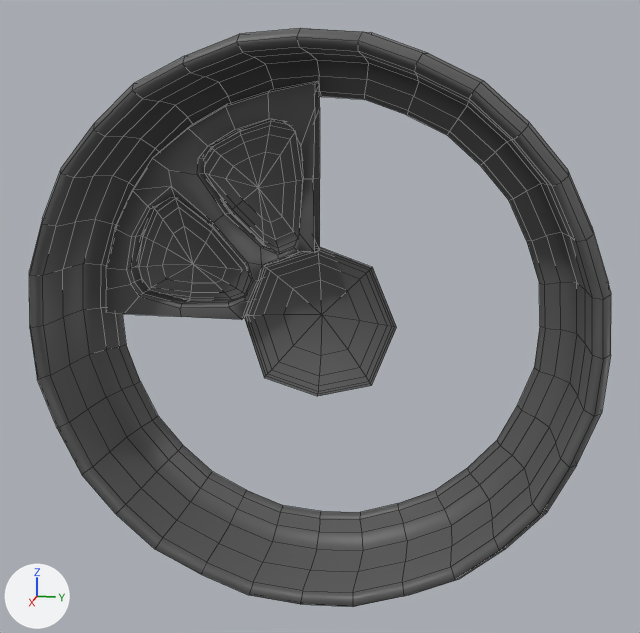
Before and after pictures for a commit that changed the FBX model VANHASSEL_CLARA/MESHES/SM_rosace.fbx.
Camera for both pictures: a camera (50 mm lens) standing at (3.35, 0.7, 1.98) and looking at (-0.02, 0.03, 1.14). Arrows for +X, +Y and +Z are at lower left; the lights stay in place. Mesh edges are drawn as thin lines. Where no turn or scale is listed for an object, it has been applied to the vertices.

The first picture shows 'SM_rosace'.
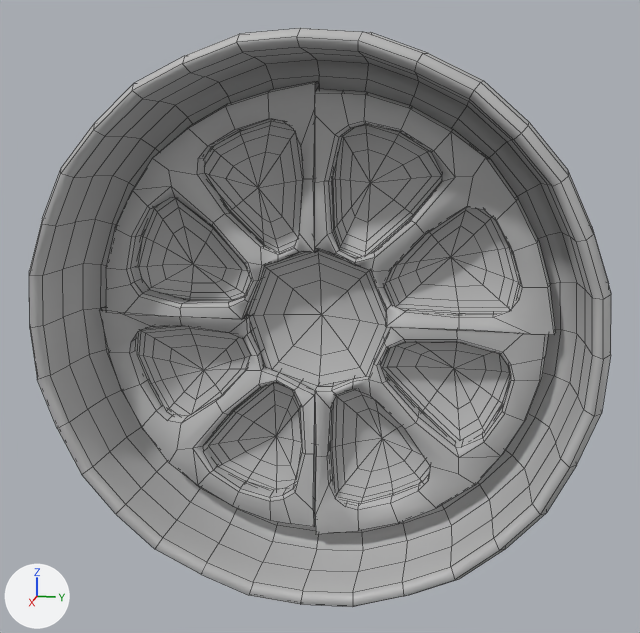
The newer file is also turned or shifted as a whole; pictures and numbers use the older file's frame.

Boxes (x1, y1, x2, y2) around the edits, measured in the pictures (640 x 633 px):
part 1 of me_mesh, added
    after: (208, 382, 302, 490)
part 2 of me_mesh, added
    after: (329, 389, 430, 503)
part 3 of me_mesh, added
    after: (384, 207, 520, 314)
part 4 of me_mesh, added
    after: (315, 88, 556, 335)
part 5 of me_mesh, added
    after: (382, 342, 511, 442)
part 6 of me_mesh, added
    after: (332, 124, 442, 258)
part 7 of me_mesh, added
    after: (99, 307, 316, 527)
part 8 of me_mesh, added
    after: (135, 326, 251, 416)
part 9 of me_mesh, added
    after: (315, 327, 548, 534)
part 10 of me_mesh, recoloured
    both: (29, 28, 611, 607)

The change, as a diff of the scene's bpy script:
```diff
--- a/VANHASSEL_CLARA/MESHES/SM_rosace.fbx.py
+++ b/VANHASSEL_CLARA/MESHES/SM_rosace.fbx.py
@@ mat_texture @@
+mat_texture = principled_material('TEXTURE')
+mat_texture.base_color = (0.5, 0.5, 0.5)  # grey #bcbcbc
@@ me_mesh @@
 # used by ob_sm_rosace; location = (0.0, 0.0, 0.0)
-me_mesh.from_pydata(...)  # 709 vertices, 699 faces; spans x -0.24..0.24, y -1.13..1.13, z -0.03..2.23
+me_mesh.from_pydata(...)  # 1537 vertices, 1500 faces; spans x -0.24..0.24, y -1.13..1.13, z -0.03..2.23
+# me_mesh part 1: the loose piece of 61 vertices spanning x -0.2..-0.11, y -0.81..-0.25, z 1.14..1.63 is copied, and the copy is turned 89.5 degrees about the x axis through its middle, then moved by (0.0, 0.24, -0.81), in mat_texture (grey #bcbcbc); it spans x -0.2..-0.11, y -0.53..-0.05, z 0.29..0.85
+# me_mesh part 2: the loose piece of 61 vertices spanning x -0.2..-0.11, y -0.81..-0.25, z 1.14..1.63 is copied, and the copy is turned 134.9 degrees about the x axis through its middle, then moved by (0.0, 0.72, -0.85), in mat_texture (grey #bcbcbc); it spans x -0.2..-0.11, y 0.04..0.53, z 0.29..0.84
+# me_mesh part 3: the loose piece of 61 vertices spanning x -0.2..-0.11, y -0.81..-0.25, z 1.14..1.63 is copied, and the copy is turned -135.1 degrees about the x axis through its middle, then moved by (0.0, 1.1, -0.1), in mat_texture (grey #bcbcbc); it spans x -0.2..-0.11, y 0.26..0.81, z 1.14..1.63
+# me_mesh part 4: the loose piece of 154 vertices spanning x -0.17..-0.06, y -0.92..0.0, z 1.1..2.05 is copied, and the copy is turned -90.1 degrees about the x axis through its middle, then moved by (0.0, 0.93, -0.01), in mat_texture (grey #bcbcbc); it spans x -0.17..-0.06, y 0.0..0.95, z 1.1..2.02
+# me_mesh part 5: the loose piece of 61 vertices spanning x -0.2..-0.11, y -0.81..-0.25, z 1.14..1.63 is copied, and the copy is turned -180 degrees about the x axis through its middle, then moved by (0.0, 1.06, -0.57), in mat_texture (grey #bcbcbc); it spans x -0.2..-0.11, y 0.25..0.81, z 0.58..1.06
+# me_mesh part 6: the loose piece of 61 vertices spanning x -0.2..-0.11, y -0.53..-0.04, z 1.36..1.92 is copied, and the copy is turned -45 degrees about the x axis through its middle, then moved by (0.0, 0.48, 0.04), in mat_texture (grey #bcbcbc); it spans x -0.2..-0.11, y 0.04..0.53, z 1.35..1.92
+# me_mesh part 7: the loose piece of 154 vertices spanning x -0.17..-0.06, y -0.92..0.0, z 1.1..2.05 is copied, and the copy is turned 89.5 degrees about the x axis through its middle, then moved by (0.0, -0.02, -0.93), in mat_texture (grey #bcbcbc); it spans x -0.17..-0.06, y -0.95..0.0, z 0.18..1.11
+# me_mesh part 8: the loose piece of 61 vertices spanning x -0.2..-0.11, y -0.81..-0.25, z 1.14..1.63 is copied, and the copy is turned 45.6 degrees about the x axis through its middle, then moved by (0.0, -0.04, -0.48), in mat_texture (grey #bcbcbc); it spans x -0.2..-0.11, y -0.81..-0.26, z 0.57..1.05
+# me_mesh part 9: the loose piece of 154 vertices spanning x -0.17..-0.06, y -0.92..0.0, z 1.1..2.05 is copied, and the copy is turned 180 degrees about the x axis through its middle, then moved by (0.0, 0.92, -0.95), in mat_texture (grey #bcbcbc); it spans x -0.17..-0.06, y 0.0..0.92, z 0.15..1.1
+# me_mesh part 10: 699 faces spanning x -0.24..0.24, y -1.13..1.13, z -0.03..2.23 switch from mat_lambert3 (dark grey #5a5a5a) to mat_texture (grey #bcbcbc)
```
